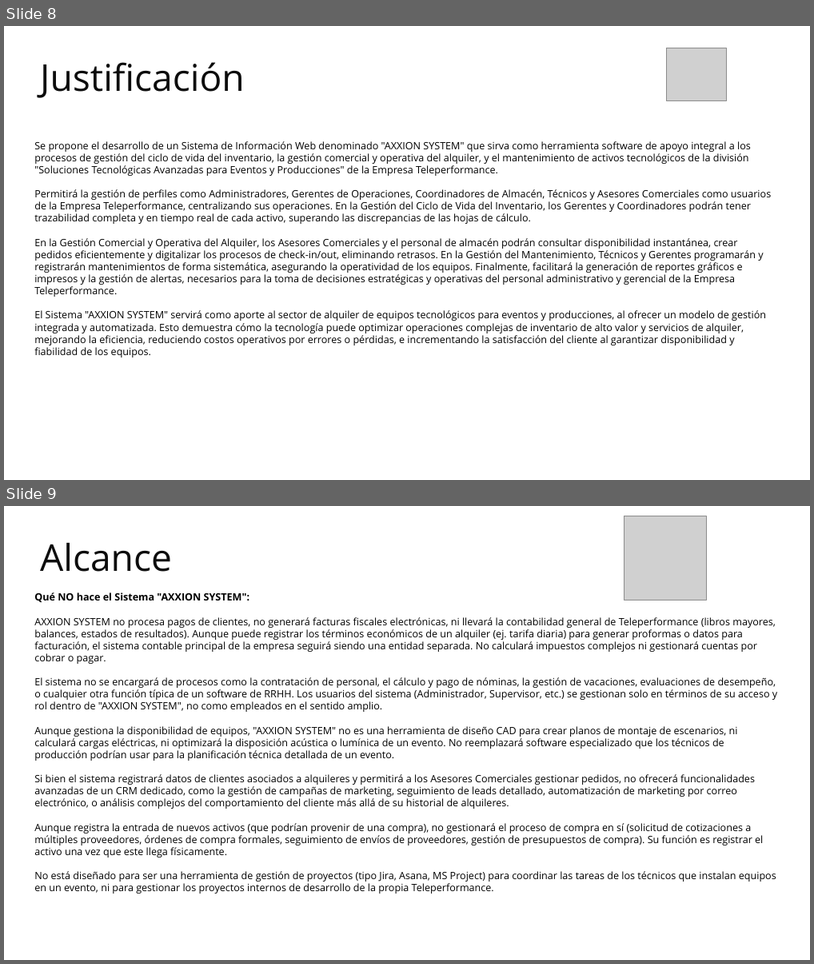
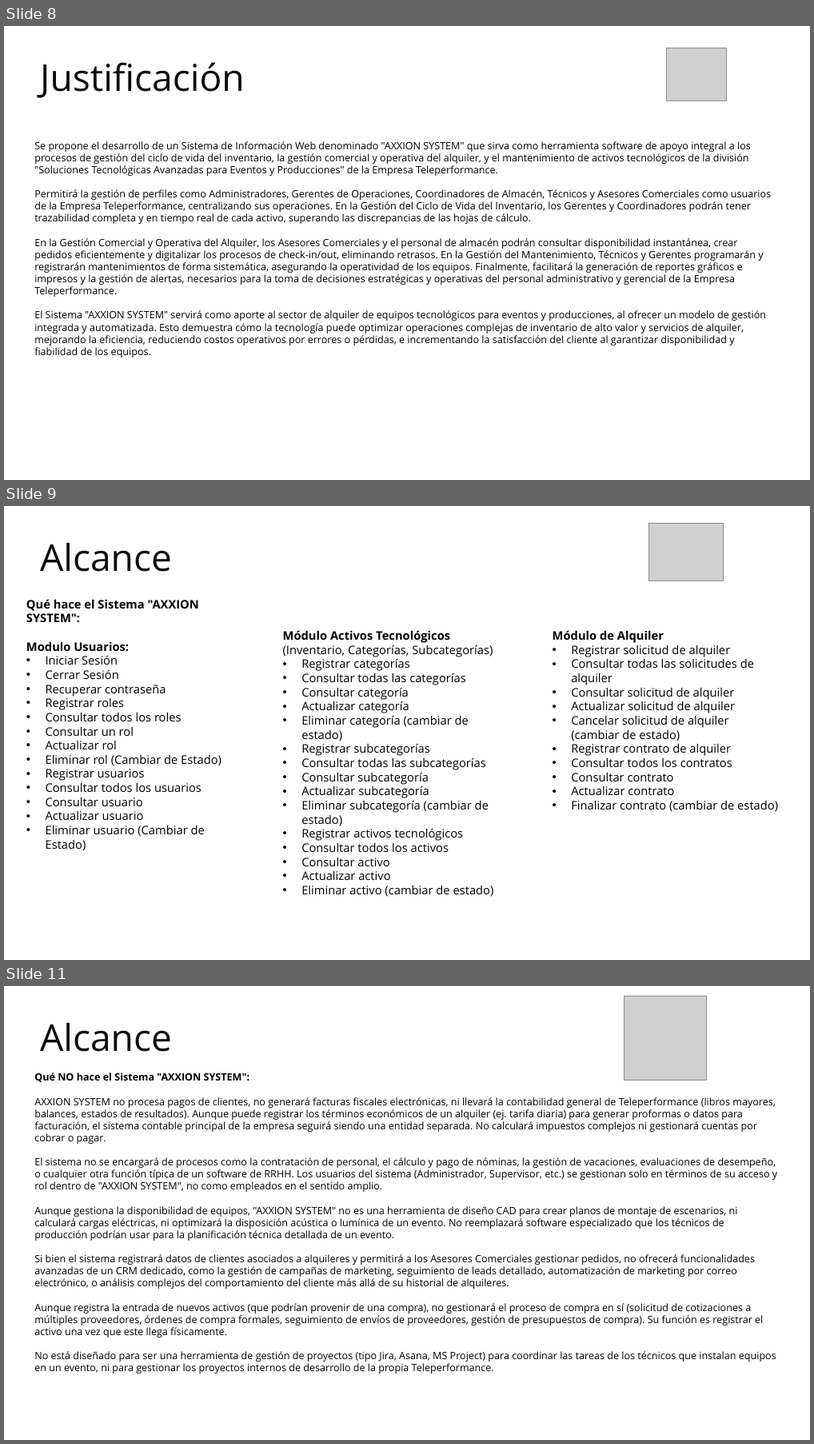
Before and after one commit to Cristian6006/AXXION_SYSTEM, a slide deck: _docs/trim_02/Contextualizacion Proyecto/Presentación del Proyecto.pptx. Shown one above the other, each under a label of ours: slides 8 and 9 before the commit, slides 8, 9 and 11 after it; the slides between them are not shown. The pictures are 814x964 and 814x1444 pixels, drawn with LibreOffice and Linux fonts; fonts in the diff are those of the drawing; grey boxes stand for pictures; background and template pictures are left out. Boxes give left, top, right and bottom in pixels: in the first picture for what was removed or moved away, otherwise in the second. Text is boxed around its words. In the diff, an @@ line names an element or a change of style, - is before the commit and + after.

```diff
--- a/_docs/trim_02/Contextualizacion Proyecto/Presentación del Proyecto.pptx
+++ b/_docs/trim_02/Contextualizacion Proyecto/Presentación del Proyecto.pptx
@@ slide 9 added at box(4, 506, 810, 960), background picture (left out) @@
@@ picture added at box(650, 524, 724, 581) @@
@@ text added at box(40, 543, 172, 572), 44 pt, text #0C0C0C @@
+Alcance
@@ text added at box(26, 599, 222, 851), 14 pt, text #000000 @@
+Qué hace el Sistema "AXXION SYSTEM":
+Modulo Usuarios:
+• Iniciar Sesión
+• Cerrar Sesión
+• Recuperar contraseña
+• Registrar roles
+• Consultar todos los roles
+• Consultar un rol
+• Actualizar rol
+• Eliminar rol (Cambiar de Estado)
+• Registrar usuarios
+• Consultar todos los usuarios
+• Consultar usuario
+• Actualizar usuario
+• Eliminar usuario (Cambiar de Estado)
@@ text added at box(283, 630, 494, 896), 14 pt, text #000000 @@
+Módulo Activos Tecnológicos
+(Inventario, Categorías, Subcategorías)
+• Registrar categorías
+• Consultar todas las categorías
+• Consultar categoría
+• Actualizar categoría
+• Eliminar categoría (cambiar de estado)
+• Registrar subcategorías
+• Consultar todas las subcategorías
+• Consultar subcategoría
+• Actualizar subcategoría
+• Eliminar subcategoría (cambiar de estado)
+• Registrar activos tecnológicos
+• Consultar todos los activos
+• Consultar activo
+• Actualizar activo
+• Eliminar activo (cambiar de estado)
@@ text added at box(553, 630, 778, 812), 14 pt, text #000000 @@
+Módulo de Alquiler
+• Registrar solicitud de alquiler
+• Consultar todas las solicitudes de alquiler
+• Consultar solicitud de alquiler
+• Actualizar solicitud de alquiler
+• Cancelar solicitud de alquiler (cambiar de estado)
+• Registrar contrato de alquiler
+• Consultar todos los contratos
+• Consultar contrato
+• Actualizar contrato
+• Finalizar contrato (cambiar de estado)
@@ what was slide 9 is now slide 11 @@
```
Also in this commit, not shown: 3 slides changed, 3 other slides added, 3 slides removed.
